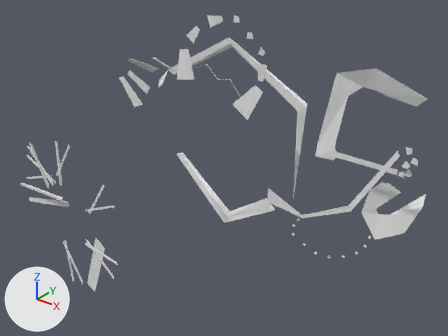
One commit to the OBJ model assets/models/level/grass/model.obj: the scene before it, then after it.
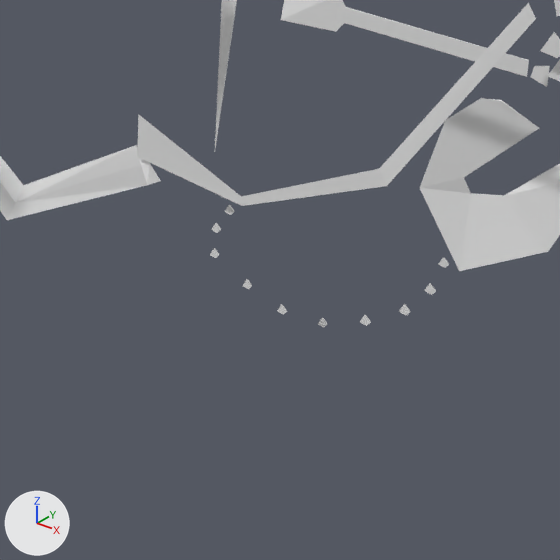
There are two pictures of each version: one whole from a camera (50 mm lens) standing at (77.6, -268.9, 134.1) and looking at (-83.0, -68.1, 9.6), one close up on the part from 50% to 91% of the width and 45% to 100% of the height. The axes (+X, +Y, +Z) are drawn at lower left. The lights are the same throughout. The first two pictures are the older version. Where no turn or scale is listed for an object, it has been applied to the vertices.

Names of what the first close-up shows: 'grassMesh'.
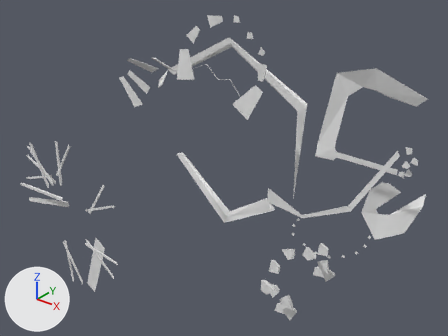
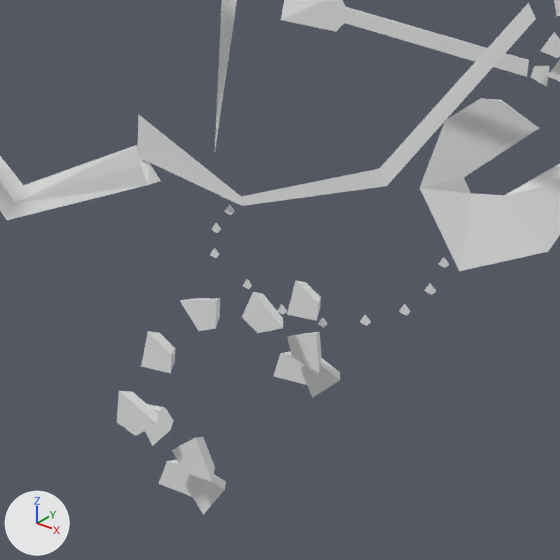
Commit message: the big skip (needs testing)

Pixel boxes (x1, y1, x2, y2) of what changed, in the close-ups (560 x 560 px):
```json
{"object": "grassMesh", "change": "reshaped", "before": [0, 0, 560, 327], "after": [0, 0, 560, 515]}
{"part": 1, "of": "me_grassmesh", "change": "added", "after": [117, 280, 340, 515]}
```

Edits to the scene script, one JSON object a line:
```json
{"block": "me_grassmesh", "where": "# used by ob_grassmesh; location = (0.0, 0.0, 0.0)"}
{"op": "remove", "block": "me_grassmesh", "code": "me_grassmesh.from_pydata(...)  # 498 vertices, 656 faces; spans x -165.0..-8.0, y -135.0..-6.0, z -54.0..75.0"}
{"op": "add", "block": "me_grassmesh", "code": "me_grassmesh.from_pydata(...)  # 594 vertices, 728 faces; spans x -165.0..-8.0, y -135.0..-6.0, z -54.0..75.0"}
{"block": "me_grassmesh", "change": "me_grassmesh part 1"}
{"block": "me_grassmesh", "change": "96 vertices are added at x -37.0..-15.0, y -116.0..-71.0, z -22.0..0.0"}
{"block": "me_grassmesh", "change": "72 new faces join them"}
```
